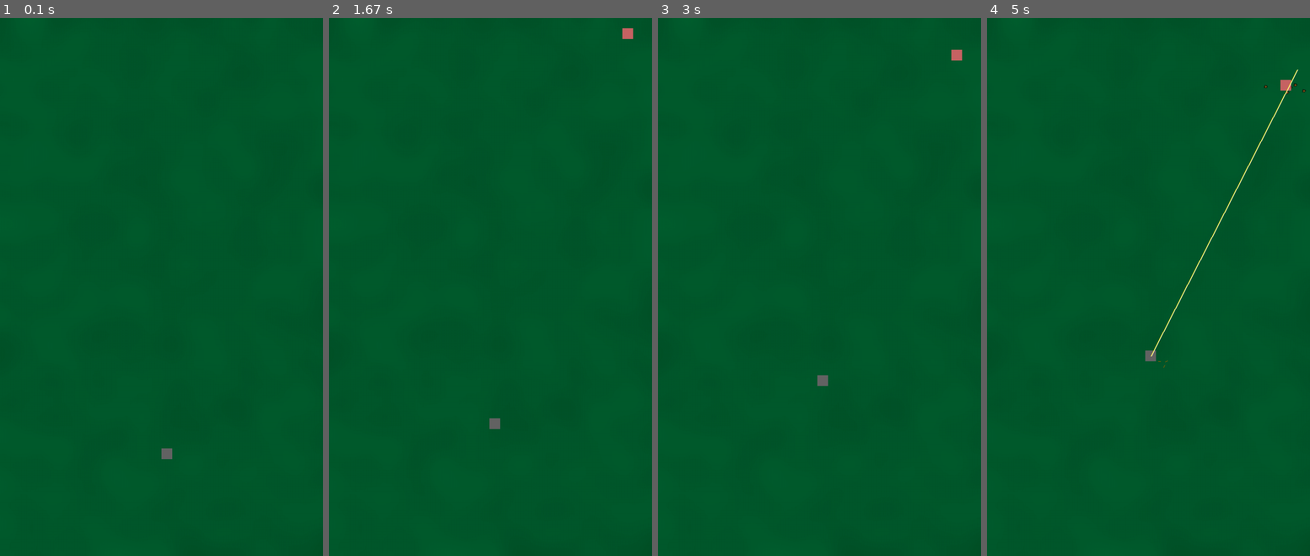
Above: before the commit, frames 1-4 (left to right).
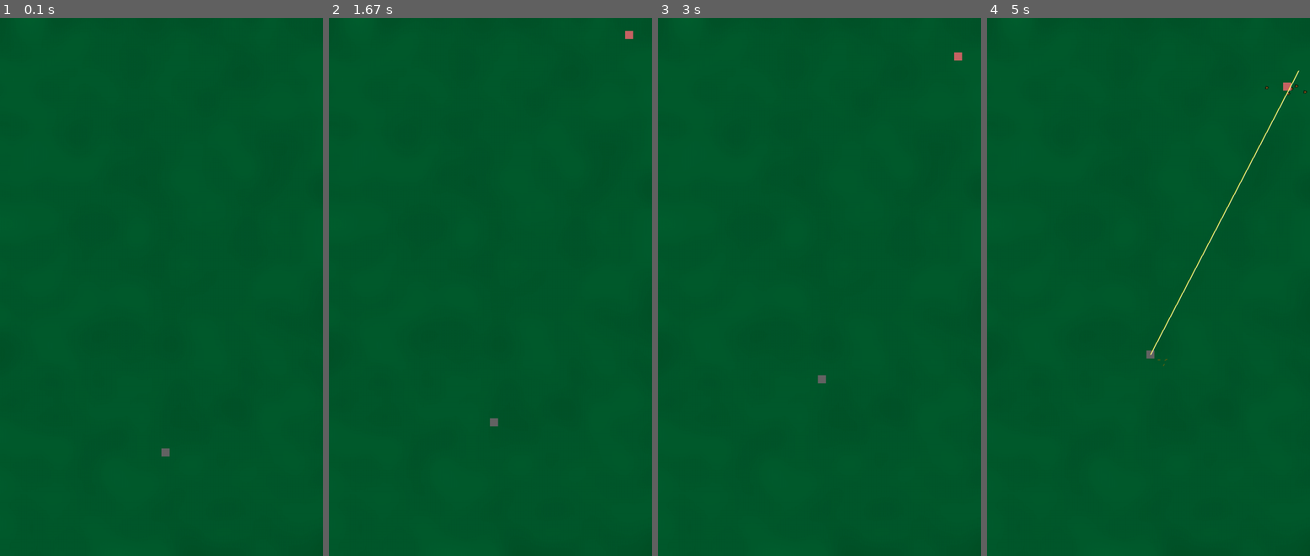
Above: after the commit, the same moments.

Repository: SNIPRS/mnb_halo
Game: pygame game, started from main.py
Two runs of this game, one before a commit and one after it. Both use one fixed random seed, a clock stepped at 60 frames per second and the inputs below.
Inputs (mouse positions are in pixels of both pictures, inside the frame that each line leads up to):
- Up to frame 1 (0.1 s): no input
- Up to frame 2 (1.67 s): click (493, 453) at 0.38 s; click (490, 324) at 0.72 s
- Up to frame 3 (3 s): no input
- Up to frame 4 (5 s): no input

The runs differ from the first frame. In frame 1, less than 0.1% of the frame differs, in the area x 50-54%, y 80-82%; in frame 2, less than 0.1%; in frame 3, less than 0.1%; in frame 4, 0.5%, in the area x 48-100%, y 9-65%.

Commit message:
character animation class

Diff:
--- a/G.py
+++ b/G.py
@@ -18,6 +18,8 @@
 CHARS_ALL = pygame.sprite.Group() # Group of Character objects
 CHAR_AI_ALL = pygame.sprite.Group()
 
+SPRITE_SIZE = 15
+
 FIRING_EFFECTS = pygame.sprite.Group()
 DECALS = pygame.sprite.Group()
 
--- a/ai/character_ai.py
+++ b/ai/character_ai.py
@@ -11,7 +11,7 @@
 class CharacterAI(pygame.sprite.Sprite):
     def __init__(self):
         super().__init__()
-        self.char = Character((100, 100, 100), 20, 20)
+        self.char = Character((100, 100, 100), G.SPRITE_SIZE, G.SPRITE_SIZE)
         G.CHARS_ALL.add(self.char)
         self.weapon = Weapon()
         self.weapon_manager = WeaponManager(self.char, self.weapon)
@@ -39,7 +39,7 @@
 class ControllableCharacterAI(CharacterAI):
     def __init__(self):
         super(CharacterAI, self).__init__()
-        self.char = Character((100, 100, 100), 20, 20)
+        self.char = Character((100, 100, 100), G.SPRITE_SIZE, G.SPRITE_SIZE)
         self.char.x, self.char.y = 300, 800
         self.char.dstx, self.char.dsty = 300, 800
         G.CHARS_ALL.add(self.char)
@@ -67,7 +67,7 @@
 class EnemyCharacterAI(CharacterAI):
     def __init__(self):
         super(CharacterAI, self).__init__()
-        self.char = Enemy((200, 100, 100, 100), 20, 20)
+        self.char = Enemy((200, 100, 100, 100), G.SPRITE_SIZE, G.SPRITE_SIZE)
         self.char.x, self.char.y = randint(0, G.WIDTH - self.char.rect.width), - self.char.rect.height - 10
         self.char.dstx = self.char.x
         self.char.dsty = G.HEIGHT + 100
--- /dev/null
+++ b/sprite/animation.py
@@ -0,0 +1,39 @@
+import pygame
+import numpy as np
+from typing import Optional, Tuple, Union
+
+import G
+
+class Animation:
+    def __init__(self, pos: Tuple[float, float]):
+        self.pos = pos
+
+class CharacterAnimation:
+    def __init__(self, pos: Tuple[float, float], theta: float):
+        self.pos = pos
+        self.theta = theta # Degrees
+        self.state = 0
+        self.anim_states = {
+            'IDLE': 0,
+            'MOVE': 1,
+            'AIM': 2,
+            'PIN': 3,
+            'DEAD': 4,
+            'MELEE': 5,
+        }
+        self.missing_txtr = pygame.Surface([G.SPRITE_SIZE, G.SPRITE_SIZE])
+        self.missing_txtr.fill('purple')
+        self.textures = {a : self.missing_txtr for a in range(len(self.anim_states))}
+        self.txtr = self.textures[self.state]
+
+    def frame(self, pos: Tuple[float, float] = None, theta: float = None, state: Union[str, int] = None):
+        if pos is not None:
+            self.pos = pos
+        if theta is not None:
+            self.txtr = pygame.transform.rotate(self.txtr, -self.theta + theta)
+            self.theta = theta
+        if state is not None:
+            self.state = state if isinstance(state, int) else self.anim_states.get(state, 0)
+            self.txtr = pygame.transform.rotate(self.textures[self.state], self.theta)
+
+        G.WINDOW.blit(self.txtr, self.pos)
